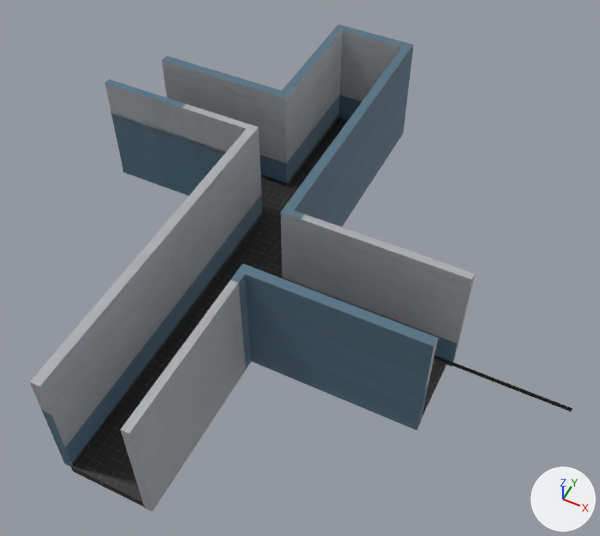
One commit to the OBJ model _MyContent/Meshes/Enviroments/Flashlight_Game.obj: the scene before it, then after it.
Before and after are seen from a camera (50 mm lens) standing at (20.3, -28.0, 45.1) and looking at (3.6, 5.4, 3.4). The axes (+X, +Y, +Z) are drawn at lower right. The lights are the same throughout. Where no turn or scale is listed for an object, it has been applied to the vertices.

Names of what the first picture shows: 'Wall.003_Cube.019'.
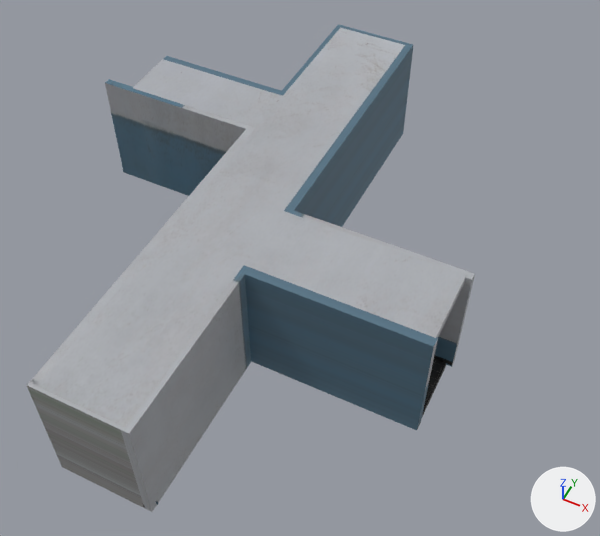
The newer file is also turned or shifted as a whole; pictures and numbers use the older file's frame.

Location of each change, (x1, y1, x2, y2) in pixels of the pictures (600 x 536 px):
'Wall.003_Cube.019', reshaped (17% narrower)
    before: (30, 24, 573, 512)
    after: (26, 24, 475, 512)
part 1 of me_wall_003_cube_019, added
    after: (37, 28, 466, 428)
part 2 of me_wall_003_cube_019, built on
    before: (120, 271, 251, 512)
    after: (26, 272, 251, 512)
part 3 of me_wall_003_cube_019, cut back
    before: (434, 355, 573, 412)
    after: (434, 355, 453, 366)

The change, as a list of edits to the scene's bpy script:
```text
Change me_wall_003_cube_019:
    used by ob_wall_003_cube_019; location = (0.0, 0.0, 0.0)
    verts and faces of me_wall_003_cube_019; kept vertices keep their numbers, new ones are numbered from 152
    before: 138 (22.9, 4.7, 0.3) at pixel (571, 411), 139 (22.9, 4.7, 0.6) at pixel (572, 408), 140 (22.9, 4.7, 0.6) at pixel (572, 408), 141 (22.9, 4.7, 0.3) at pixel (571, 411)
    remove me_wall_003_cube_019.from_pydata(...)  # 152 vertices, 132 faces; spans x -15.1..22.9, y -12.6..25.6, z -0.3..8.8
    add me_wall_003_cube_019.from_pydata(...)  # 208 vertices, 179 faces; spans x -15.1..15.1, y -12.6..25.6, z -0.3..8.8
    me_wall_003_cube_019 part 1: the loose piece of 32 vertices spanning x -12.9..14.7, y -12.4..25.2, z -0.3..0.3 is copied, and the copy is moved by (0.0, 0.0, 8.5), in mat_wall (picture img_plasterwall_jpg); it spans x -12.9..14.7, y -12.4..25.2, z 8.2..8.8
    me_wall_003_cube_019 part 2
    4 faces are deleted
    16 vertices are added at x -3.3..3.3, y -12.6..25.0, z 0.1..8.8
    8 new vertices lie (0.0, 0.0, 0.4) away from vertices in x -2.6..3.3, y -12.1..25.0, z 0.2
    14 new faces join them, mat_wall (picture img_plasterwall_jpg)
    8 new faces join them, mat_floor (picture img_square_tile_jpg)
    me_wall_003_cube_019 part 3
    add delete_faces([(138, 141, 140, 139)])
    add verts[138] = (15.1, 4.7, 0.2)  # moved, pixel (451, 365)
    add verts[141] = (15.1, 4.7, 0.2)  # moved, pixel (452, 365)
    add verts[139] = (15.1, 4.7, 0.6)  # moved, pixel (452, 362)
    add verts[140] = (15.1, 4.7, 0.6)  # moved, pixel (452, 362)
```
